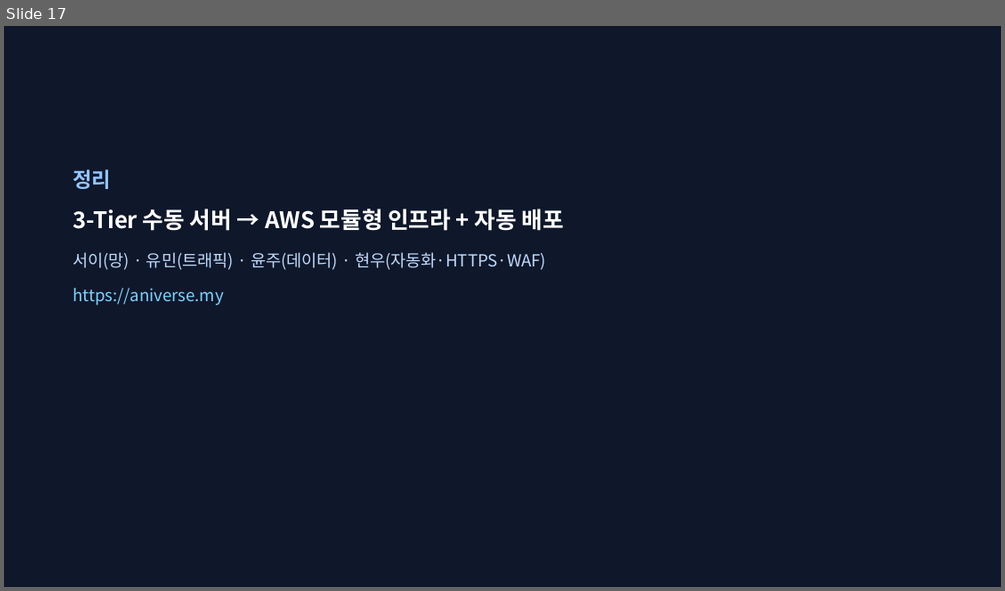
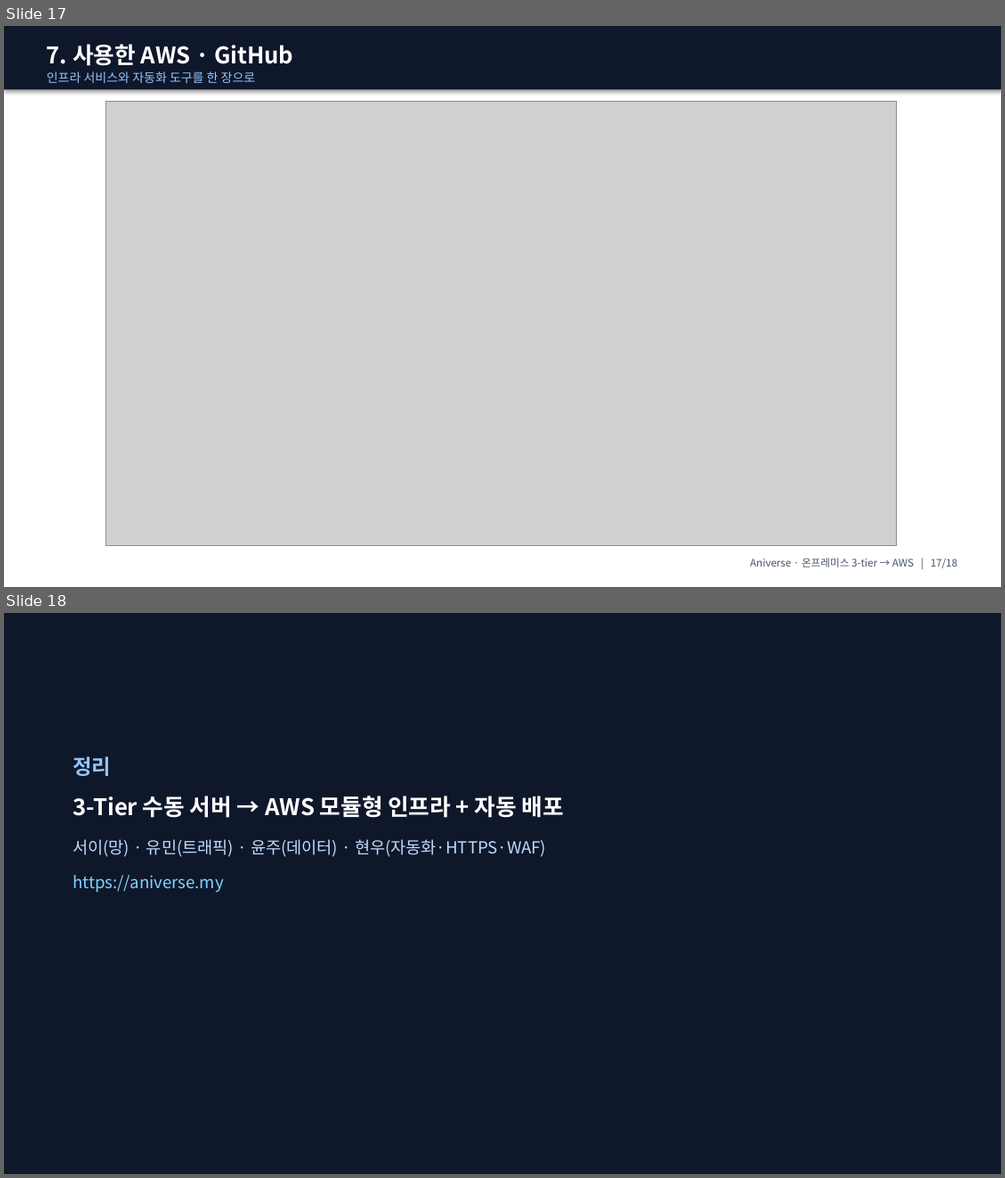
Before and after one commit to ho0215/anime-project-infra, a slide deck: docs/presentation/ppt/Aniverse_발표_강사용.pptx. Shown one above the other, each under a label of ours: slide 17 before the commit, slides 17 and 18 after it. The pictures are 1005x591 and 1005x1178 pixels, drawn with LibreOffice and Linux fonts; fonts in the diff are those of the drawing; grey boxes stand for pictures. Boxes give left, top, right and bottom in pixels: in the first picture for what was removed or moved away, otherwise in the second. Text is boxed around its words. In the diff, an @@ line names an element or a change of style, - is before the commit and + after.

```diff
--- a/docs/presentation/ppt/Aniverse_발표_강사용.pptx
+++ b/docs/presentation/ppt/Aniverse_발표_강사용.pptx
@@ slide 17 added at (4,26,1001,587), background #FFFFFF @@
@@ rectangle added at (4,26,1001,89), fill #0F172A @@
@@ text added at (47,44,293,83), 12 pt, text #93C5FD @@
+7. 사용한 AWS · GitHub
+인프라 서비스와 자동화 도구를 한 장으로
@@ picture added at (105,101,897,546) @@
@@ text added at (750,557,957,568), 10 pt, text #475569 @@
+Aniverse · 온프레미스 3-tier → AWS | 17/18
@@ what was slide 17 is now slide 18 @@
```
Also in this commit, not shown: 15 slides changed, 5 other files.
